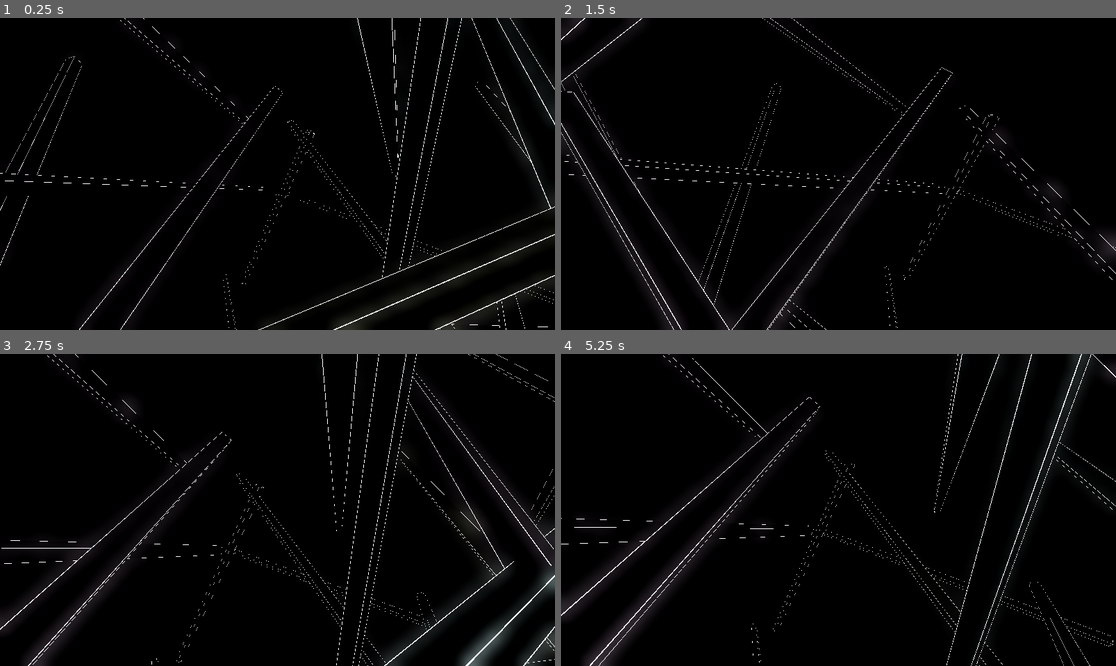
Above: before the commit, frames 1-4 (two rows, left to right).
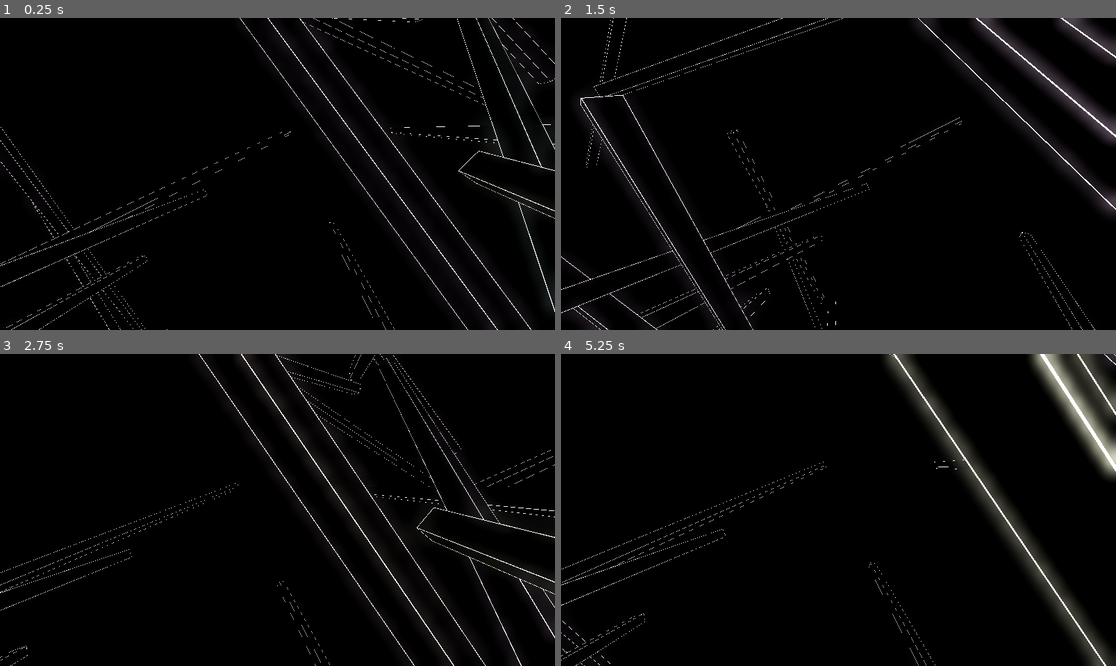
Above: after the commit, the same moments.

Repository: sigifredo/orbitfog
Game: Godot game, scene res://main.tscn
Same seed, same stepped clock (60 frames per second), same inputs: the game is played once before the commit and once after it.
Inputs (mouse positions are in pixels of both pictures, inside the frame that each line leads up to):
- Up to frame 1 (0.25 s): no input
- Up to frame 2 (1.5 s): tap Enter at 0.5 s; move the mouse to (866, 174) at 0.52 s; press the mouse at (866, 174) at 0.53 s; hold W (move_forward) from 0.53 s (still down); tap Space (jump) at 0.77 s; move the mouse to (810, 174) at 1.27 s; release the mouse at (810, 174) at 1.28 s; tap Shift (run) at 1.35 s
- Up to frame 3 (2.75 s): keep holding W (move_forward); tap Space (jump) at 1.52 s; move the mouse to (288, 503) at 2.02 s; press the mouse at (288, 503) at 2.03 s
- Up to frame 4 (5.25 s): keep holding W (move_forward); move the mouse to (832, 516) at 2.77 s; release the mouse at (832, 516) at 2.78 s; tap Shift (run) at 2.85, 4.35 s; tap Space (jump) at 3.02, 3.77, 4.52 s; move the mouse to (877, 513) at 3.52 s; press the mouse at (877, 513) at 3.53 s; move the mouse to (794, 506) at 4.27 s; release the mouse at (794, 506) at 4.28 s; move the mouse to (844, 510) at 5.02 s; press the mouse at (844, 510) at 5.03 s

The runs differ from the first frame. In frame 1, 3.0% of the frame differs, in the area x 0-100%, y 0-100%; in frame 2, 6.9%; in frame 3, 6.5%; in frame 4, 11%.

Commit message:
Se corrige el spawn de los edificios.

Diff:
--- a/main.gd
+++ b/main.gd
@@ -13,14 +13,14 @@
 @export var update_interval: float = 1.0
 
 
-var building_scene: PackedScene = preload("res://objetos/building.tscn")
+var building_scene: PackedScene = preload('res://objetos/building.tscn')
 var spawned_elements:Dictionary = {}
 var time_accumulator:float = 0.0
 
 
 # Called when the node enters the scene tree for the first time.
 func _ready() -> void:
-	call_deferred("_update_elements", 0.1, 1.0)
+	call_deferred('_update_elements', 0.1, 1.0, true)
 
 
 # Called every frame. 'delta' is the elapsed time since the previous frame.
@@ -29,9 +29,9 @@
 
 	if time_accumulator >= update_interval:
 		time_accumulator = 0.0
-		_update_elements(0.7, 1.0)
+		_update_elements(0.5, 1.0)
 
-func _update_elements(distance_start:float, distance_end:float):
+func _update_elements(distance_start:float, distance_end:float, start:bool = false):
 	for instance in spawned_elements.keys():
 		if instance.position.distance_to(player.position) > spawn_radius:
 			instance.queue_free()
@@ -39,25 +39,25 @@
 
 	while spawned_elements.size() < density:
 		var building = building_scene.instantiate()
-		# building.global_transform.origin = _get_random_position(camera_mount.position, distance_start, distance_end)
-		building.position = _get_random_position(player.position, distance_start, distance_end)
+
+		if start:
+			var dir:Vector3 = Vector3(
+				randf_range(-1.0, 1.0),
+				randf_range(-1.0, 1.0),
+				randf_range(-1.0, 1.0)
+			).normalized()
+
+			building.position = player.position + dir * randf_range(distance_start, distance_end) * spawn_radius
+		else:
+			var dir:Vector3 = player.get_look_direction()
+			var lateral_offset = player.global_transform.basis.x.normalized() * randf_range(-100.0, 100.0)
+			var vertical_offset = player.global_transform.basis.y.normalized() * randf_range(-100.0, 100.0)
+
+			building.position = player.position + dir * randf_range(distance_start, distance_end) * spawn_radius + lateral_offset + vertical_offset
+
 		building.rotate_x(randf_range(0, TAU))
 		building.rotate_y(randf_range(0, TAU))
 		building.rotate_z(randf_range(0, TAU))
 
 		add_child(building)
 		spawned_elements[building] = true
-
-func _get_random_position(center:Vector3, distance_start:float, distance_end:float) -> Vector3:
-	# Generar una dirección aleatoria en 3D (vector normalizado)
-	var dir:Vector3 = Vector3(
-		randf_range(-1.0, 1.0),
-		randf_range(-1.0, 1.0),
-		randf_range(-1.0, 1.0)
-	).normalized()
-
-	# Elegir una distancia aleatoria entre el mínimo y máximo
-	var distance = randf_range(distance_start, distance_end) * spawn_radius
-
-	# Multiplicar la dirección por la distancia y sumar al centro
-	return center + dir * distance
--- a/main.tscn
+++ b/main.tscn
@@ -18,7 +18,6 @@
 sky = SubResource("Sky_5ahnq")
 tonemap_mode = 2
 glow_enabled = true
-volumetric_fog_enabled = true
 volumetric_fog_density = 0.15
 volumetric_fog_emission = Color(0.0705882, 0.0705882, 0.0705882, 1)
 
--- a/objetos/player.gd
+++ b/objetos/player.gd
@@ -15,7 +15,6 @@
 
 var running:bool = false
 var run_tween:Tween = null
-var pitch:float = 0.0
 
 
 func _ready() -> void:
@@ -36,14 +35,10 @@
 		_run_tween_animation(walk_fov)
 
 	if Input.mouse_mode == Input.MOUSE_MODE_CAPTURED and event is InputEventMouseMotion:
-		if orbit:
-			rotate_y(deg_to_rad(-event.relative.x * sens_horizontal))
-			pitch = clamp(pitch - event.relative.y * sens_vertical, -89, 89)
-			camera_mount.rotation_degrees.x = pitch
-		else:
-			rotate_y(deg_to_rad(-event.relative.x * sens_horizontal))
-			var new_pitch:float = camera_mount.rotation.x + deg_to_rad(-event.relative.y * sens_vertical)
-			camera_mount.rotation.x = clamp(new_pitch, -PI / 2.0, PI / 2.0)
+		rotate_y(deg_to_rad(-event.relative.x * sens_horizontal))
+		var new_pitch:float = camera_mount.rotation.x + deg_to_rad(-event.relative.y * sens_vertical)
+		camera_mount.rotation.x = clamp(new_pitch, -PI / 2.0, PI / 2.0)
+
 
 func _physics_process(delta: float) -> void:
 
@@ -61,7 +56,7 @@
 	var right:Vector3 = camera_mount.global_transform.basis.x.normalized()
 
 	if orbit:
-		var direction: Vector3 = (right * input_dir.x + forward * input_dir.y).normalized()
+		var direction:Vector3 = (right * input_dir.x + forward * input_dir.y).normalized()
 
 		if direction:
 			velocity = direction * real_speed
@@ -86,3 +81,7 @@
 
 	run_tween = create_tween()
 	run_tween.tween_property(camera, 'fov', new_fov, 0.3).set_trans(Tween.TRANS_SINE).set_ease(Tween.EASE_IN_OUT)
+
+
+func get_look_direction() -> Vector3:
+	return -camera.global_transform.basis.z.normalized()
--- a/project.godot
+++ b/project.godot
@@ -12,7 +12,7 @@
 
 config/name="minicity"
 run/main_scene="res://main.tscn"
-config/features=PackedStringArray("4.3", "Forward Plus")
+config/features=PackedStringArray("4.4", "Forward Plus")
 config/icon="res://icon.svg"
 
 [input]
Not shown, added: env.gd.uid
Binary file added: images/texture_08.png
Not shown, added: images/texture_08.png.import
Not shown, added: main.gd.uid
Not shown: 1 places in main.tscn that only renumber resources
Not shown, added: objetos/building.gd.uid
Not shown: 1 places in objetos/building.tscn that only renumber resources
Not shown, added: objetos/camera_mount.gd.uid
Not shown: 1 places in objetos/camera_mount.tscn that only renumber resources
Not shown, added: objetos/player.gd.uid
Not shown: 1 places in objetos/player.tscn that only renumber resources
